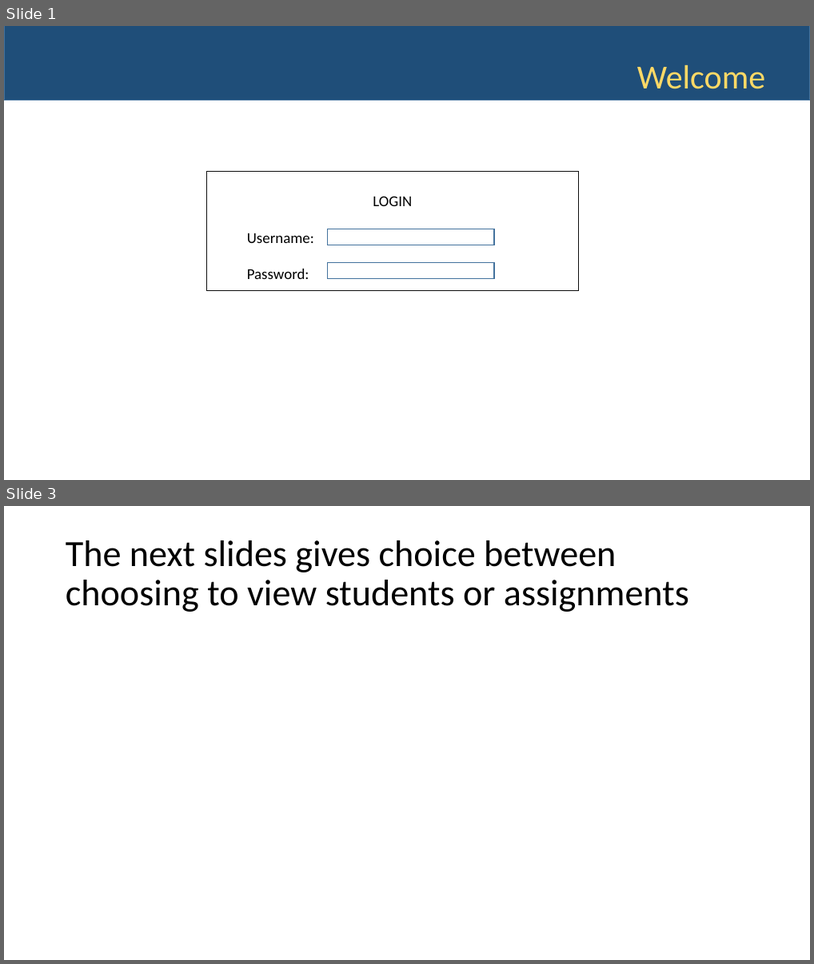
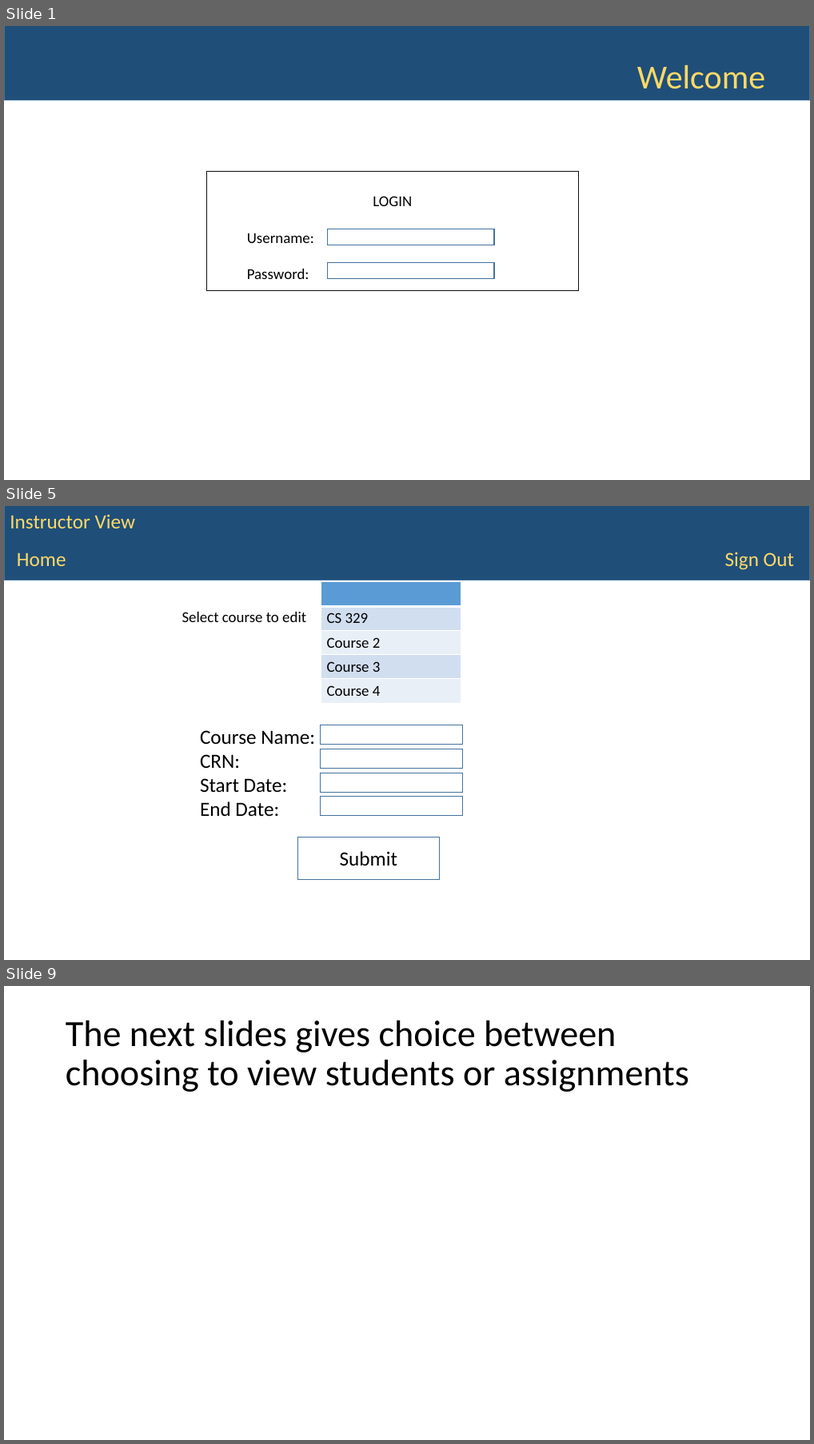
Before and after one commit to WVUP/Spring-2015, a slide deck: Assignments/Gradebook App PowerPont/Courtney Linville/Gradebook.pptx. Shown one above the other, each under a label of ours: slides 1 and 3 before the commit, slides 1, 5 and 9 after it; the slides between them are not shown. The pictures are 814x964 and 814x1444 pixels, drawn with LibreOffice and Linux fonts; fonts in the diff are those of the drawing. Boxes give left, top, right and bottom in pixels: in the first picture for what was removed or moved away, otherwise in the second. Text is boxed around its words. In the diff, an @@ line names an element or a change of style, - is before the commit and + after.

```diff
--- a/Assignments/Gradebook App PowerPont/Courtney Linville/Gradebook.pptx
+++ b/Assignments/Gradebook App PowerPont/Courtney Linville/Gradebook.pptx
@@ slide 5 added at [4,506,810,960], background #FFFFFF @@
@@ rectangle added at [4,506,810,580], fill #1F4E79, outline #43739E 1 pt @@
@@ text added at [10,514,135,528], 24 pt, text #FFD966 @@
+Instructor View
@@ text added at [17,552,66,566], 24 pt, text #FFD966 @@
+Home
@@ text added at [726,552,794,570], 24 pt, text #FFD966 @@
+Sign Out
@@ table added at [321,582,462,703], 5 rows, 1 columns @@
+
+CS 329
+Course 2
+Course 3
+Course 4
@@ text added at [182,612,306,622], 18 pt, text #000000 @@
+Select course to edit
@@ text added at [200,730,315,816], 24 pt, text #000000 @@
+Course Name:
+CRN:
+Start Date:
+End Date:
@@ rectangle added at [320,725,463,744], outline #43739E 1 pt @@
@@ rectangle added at [320,748,463,768], outline #43739E 1 pt @@
@@ rectangle added at [320,772,463,792], outline #43739E 1 pt @@
@@ rectangle added at [320,796,463,816], outline #43739E 1 pt @@
@@ rectangle added at [298,836,440,879], outline #43739E 1 pt @@
@@ text added at [340,851,398,866], 24 pt, text #000000 @@
+Submit
@@ what was slide 3 is now slide 9 @@
```
Also in this commit, not shown: 4 slides changed, 18 other slides added.
